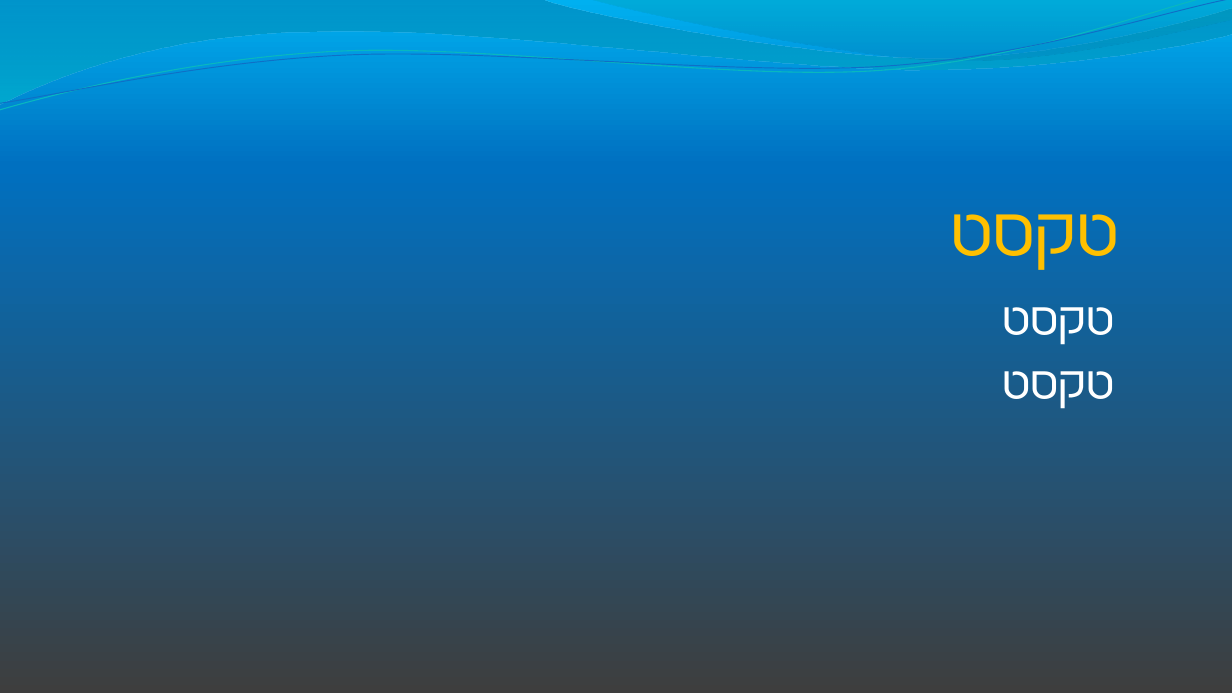
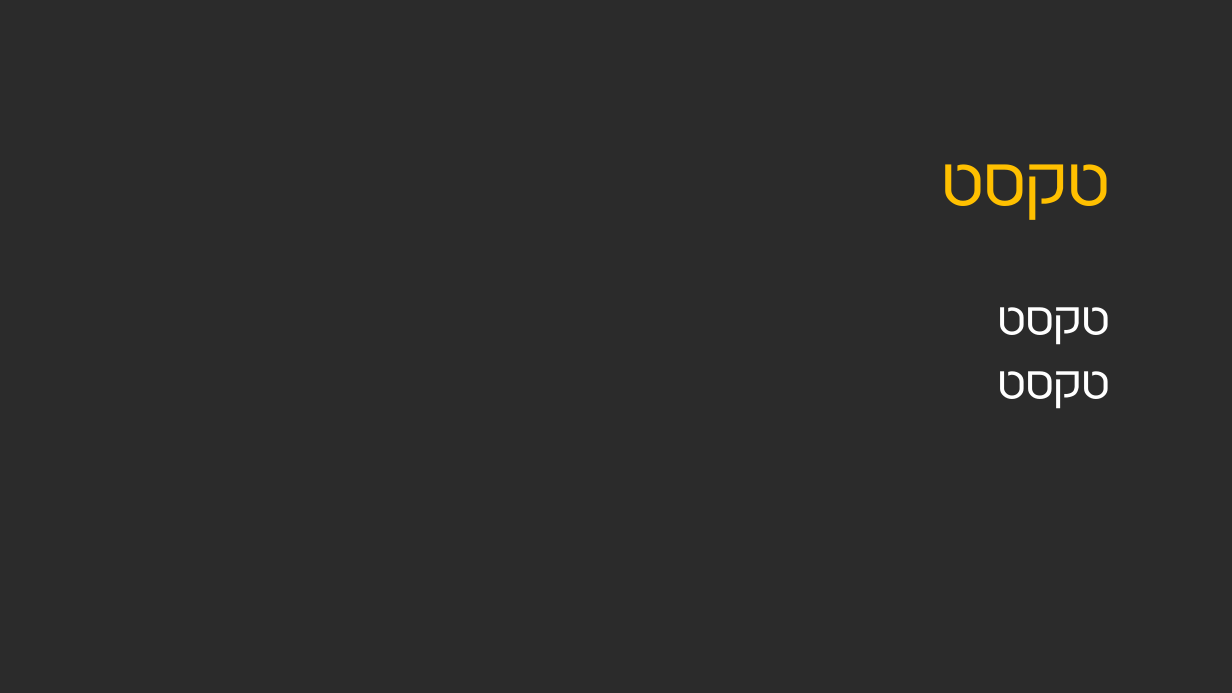
Before and after one commit to OrHasharon/orhasharon.github.io, a slide deck: slide 7 of WorshipAndSound/template.pptx. Drawn at 1232x693 pixels with LibreOffice and Linux fonts; fonts in the diff are those of the drawing; background and template pictures are left out; a plain dark background stands for a picture behind light text. Boxes give left, top, right and bottom in pixels: in the first picture for what was removed or moved away, otherwise in the second. Text is boxed around its words. In the diff, an @@ line names an element or a change of style, - is before the commit and + after.

```diff
--- a/WorshipAndSound/template.pptx
+++ b/WorshipAndSound/template.pptx
@@ background gradient #00B0F0 to #0070C0 to #3F3F3F to picture (left out) @@
@@ freeform shape removed at (0, 0, 1232, 104) @@
@@ freeform shape removed at (0, 0, 1232, 115) @@
@@ freeform shape removed at (0, 0, 1232, 110) @@
@@ freeform shape removed at (591, 0, 1232, 64) @@
@@ text "טקסט" at (941, 164, 1109, 220): vertical alignment bottom to top @@
@@ text "טקסט": place and size @@
-text "טקסט" at (1002, 307, 1114, 409)
+text "טקסט" at (997, 307, 1109, 409)
```
Also in this commit, not shown: 14 other slides changed, 1 slide added, 1 slide removed, 23 other files.
